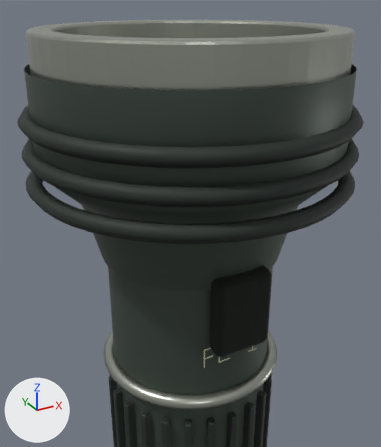
One commit to the glTF model public/assets/items/flashlight-reference.glb: the scene before it, then after it.
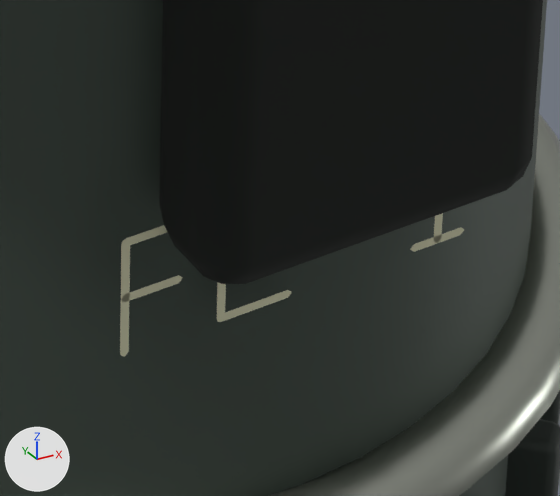
Each version is shown from a 50 mm camera at (-0.366, -0.665, 1.548) aimed at (-0.021, -0.038, 1.234), then close up on the part from 49% to 71% of the width and 70% to 87% of the height. The axes (+X, +Y, +Z) are drawn at lower left. The lights are the same throughout. The last two pictures show the newer version. Where no turn or scale is listed for an object, it has been applied to the vertices. Vertices at exactly the same position are counted once.

The older version as bpy lines, for what is in view:
```python
me_continuous_etched_lettering = bpy.data.meshes.new('continuous-etched-lettering')
me_continuous_etched_lettering.from_pydata(...)  # 63 vertices, 54 faces; spans x -0.0011..0.0923, y 0.0, z -0.0011..0.0311
me_continuous_etched_lettering.materials.append(mat_ink)  # pale yellow #cfceaf
me_flashlight_grip_end_band_001 = bpy.data.meshes.new('flashlight-grip-end-band.001')
me_flashlight_grip_end_band_001.from_pydata(...)  # 294 vertices, 480 faces; spans x -0.15..0.15, y -0.15..0.15, z -0.011..0.011
me_flashlight_grip_end_band_001.materials.append(mat_steel)  # grey #afb3a8
me_flashlight_longitudinal_grip_003 = bpy.data.meshes.new('flashlight-longitudinal-grip.003')
me_flashlight_longitudinal_grip_003.from_pydata(...)  # 56 vertices, 108 faces; spans x -0.009..0.009, y -0.009..0.009, z -0.3..0.3
me_flashlight_longitudinal_grip_003.materials.append(mat_graphite)  # dark grey #29312c
ob_continuous_etched_lettering = bpy.data.objects.new('continuous-etched-lettering', me_continuous_etched_lettering)
ob_continuous_etched_lettering.location = (-0.052, -0.136, 1.052)
ob_flashlight_grip_end_band_001 = bpy.data.objects.new('flashlight-grip-end-band.001', me_flashlight_grip_end_band_001)
ob_flashlight_grip_end_band_001.location = (0.0, 0.0, 0.982)
ob_flashlight_longitudinal_grip_003 = bpy.data.objects.new('flashlight-longitudinal-grip.003', me_flashlight_longitudinal_grip_003)
ob_flashlight_longitudinal_grip_003.location = (0.0962, -0.0962, 0.642)
# also in view: 'flashlight-side-switch' at (0.0, -0.145, 1.137); 'flashlight-main-barrel' at (0.0, 0.0, 0.712)
```
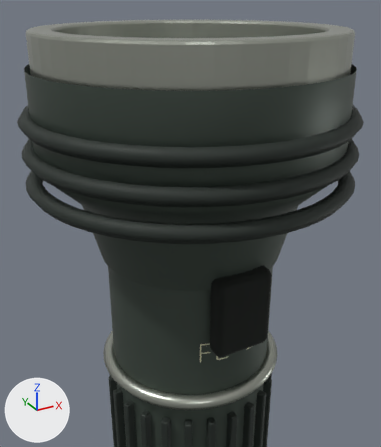
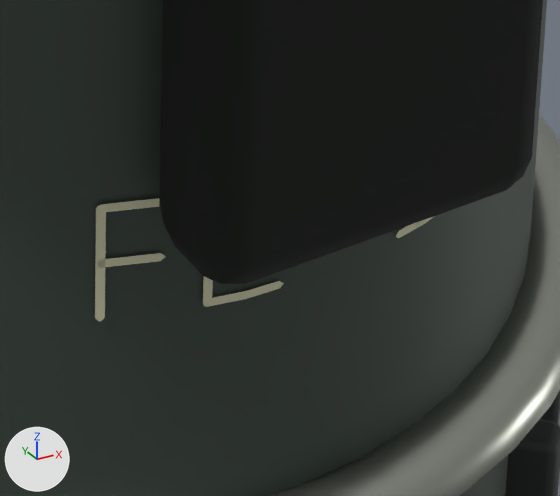
What differs and where, as boxes [x1, y1, x2, y2] in the close-ups (560 x 496 px; the box of a moved part takes in the faces that stretch with it):
'continuous-etched-lettering', reshaped (14% shorter)
    before: [120, 213, 464, 357]
    after: [95, 198, 434, 322]
part 1 of me_continuous_etched_lettering, moved or reshaped
    before: [434, 213, 443, 243]
    after: [416, 221, 422, 226]
part 2 of me_continuous_etched_lettering, added
    after: [95, 198, 160, 322]
part 3 of me_continuous_etched_lettering, added
    after: [203, 277, 284, 307]
part 4 of me_continuous_etched_lettering, deleted
    before: [120, 225, 167, 357]
part 5 of me_continuous_etched_lettering, deleted
    before: [217, 283, 292, 322]
part 6 of me_continuous_etched_lettering, deleted
    before: [121, 275, 183, 302]
part 7 of me_continuous_etched_lettering, deleted
    before: [410, 227, 464, 252]
part 8 of me_continuous_etched_lettering, added
    after: [97, 216, 434, 268]

Diff of the bpy script that builds the scene:
```diff
--- a/public/assets/items/flashlight-reference.glb.py
+++ b/public/assets/items/flashlight-reference.glb.py
@@ me_continuous_etched_lettering @@
 # used by ob_continuous_etched_lettering; location = (-0.052, -0.136, 1.052)
-me_continuous_etched_lettering.from_pydata(...)  # 63 vertices, 54 faces; spans x -0.0011..0.0923, y 0.0, z -0.0011..0.0311
+me_continuous_etched_lettering.from_pydata(...)  # 85 vertices, 86 faces; spans x 0.0003..0.0917, y 0.0031..0.0136, z -0.0011..0.0311
+# me_continuous_etched_lettering part 1: the loose piece of 13 vertices spanning x 0.0778..0.0857, y 0.0, z -0.0011..0.031 is turned 11.3 degrees about the z axis through its middle, then moved by (-0.0003, 0.0067, 0.0)
+# me_continuous_etched_lettering part 2: a new loose piece of 23 vertices spanning x 0.0003..0.0195, y 0.0073..0.0136, z -0.0011..0.0311, in mat_ink (pale yellow #cfceaf)
+# me_continuous_etched_lettering part 3: a new loose piece of 16 vertices spanning x 0.0243..0.0443, y 0.0036..0.0063, z -0.0011..0.0311, in mat_ink (pale yellow #cfceaf)
+# me_continuous_etched_lettering part 4: the loose piece of 13 vertices spanning x -0.0011..0.0191, y 0.0, z -0.0011..0.0311 is deleted
+# me_continuous_etched_lettering part 5: the loose piece of 13 vertices spanning x 0.0241..0.0443, y 0.0, z -0.0011..0.0311 is deleted
+# me_continuous_etched_lettering part 6: the loose piece of 8 vertices spanning x -0.0011..0.0149, y 0.0, z 0.0139..0.0161 is deleted
+# me_continuous_etched_lettering part 7: the loose piece of 8 vertices spanning x 0.0769..0.0923, y 0.0, z -0.0011..0.0011 is deleted
+# me_continuous_etched_lettering part 8
+# 21 vertices are added at x 0.0003..0.0917, y 0.0031..0.0136, z -0.0011..0.016
+# 6 new vertices lie (0.0, 0.0, 0.0022) away from vertices in x 0.0013..0.0906, y 0.0031..0.0132, z -0.0011..0.0139
+# 6 new vertices lie (0.0, 0.0, -0.0011) away from vertices in x 0.0013..0.0906, y 0.0031..0.0132, z 0.0011..0.0161
+# 30 new faces join them
+# other edits to the shape of me_continuous_etched_lettering do not show in these pictures
 me_continuous_etched_lettering.materials.append(mat_ink)
```
